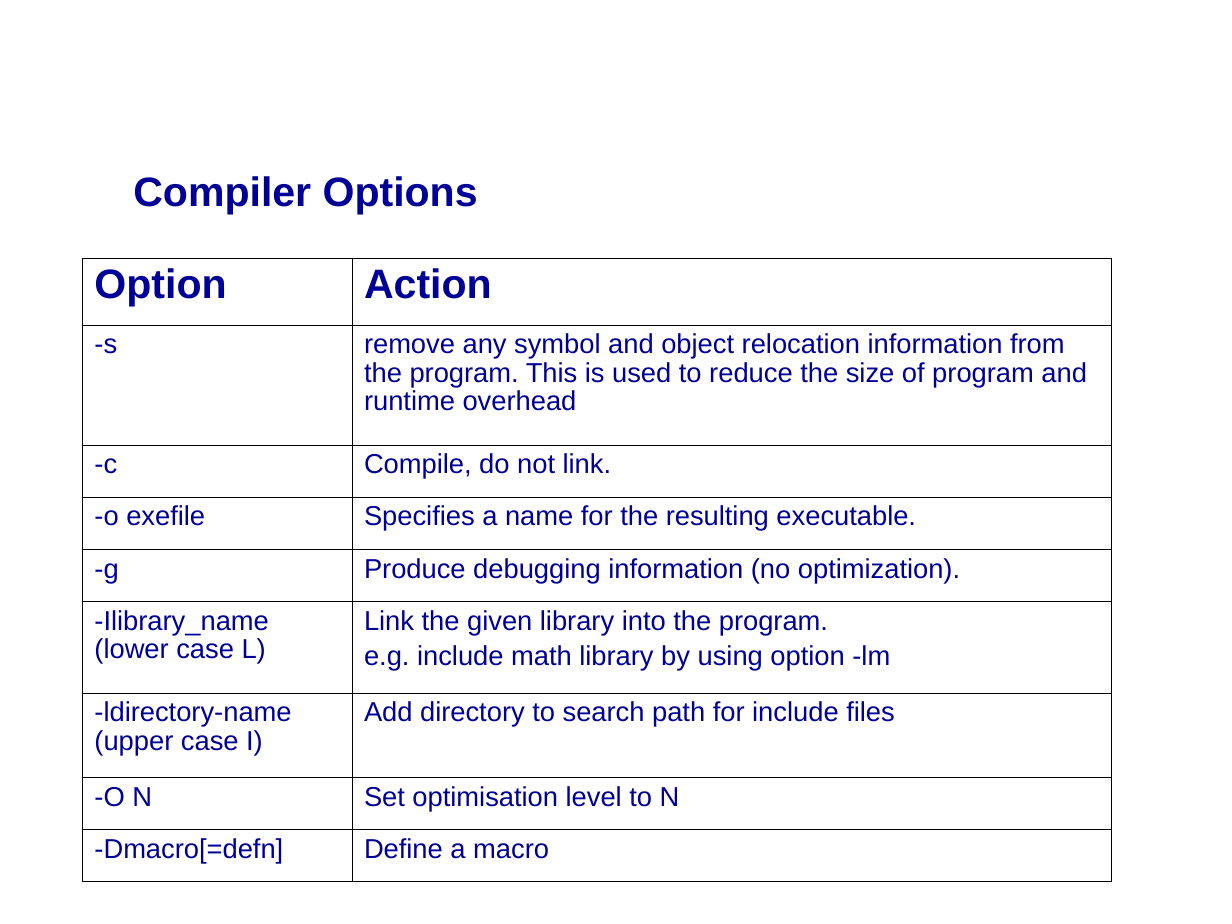
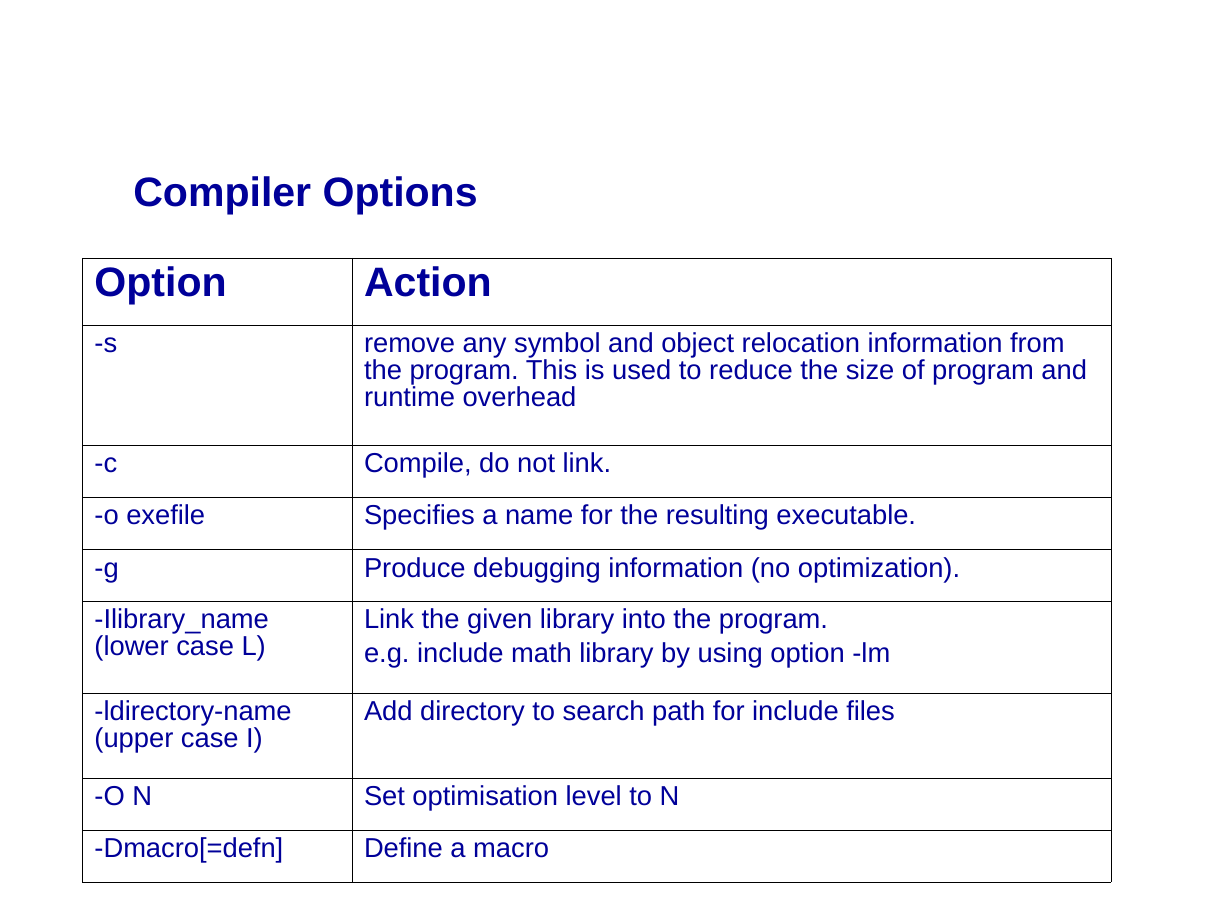
Before and after one commit to mikeg64/iome, a slide deck: slide 48 of src/examples/course/c/presentation/IntrotoC1.ppt (slide 47 before the commit). Drawn at 1232x924 pixels with LibreOffice and Linux fonts; fonts in the diff are those of the drawing; background and template pictures are left out. Boxes give left, top, right and bottom in pixels: in the first picture for what was removed or moved away, otherwise in the second. Text is boxed around its words. In the diff, an @@ line names an element or a change of style, - is before the commit and + after.

```diff
--- a/src/examples/course/c/presentation/IntrotoC1.ppt
+++ b/src/examples/course/c/presentation/IntrotoC1.ppt
@@ table at [83,259,1111,882] @@
@@ line spacing 0.94 to 0.89 @@
@@ borders changed @@
```
Also in this commit, not shown: 14 other slides changed, 1 slide added, 4 other files.
